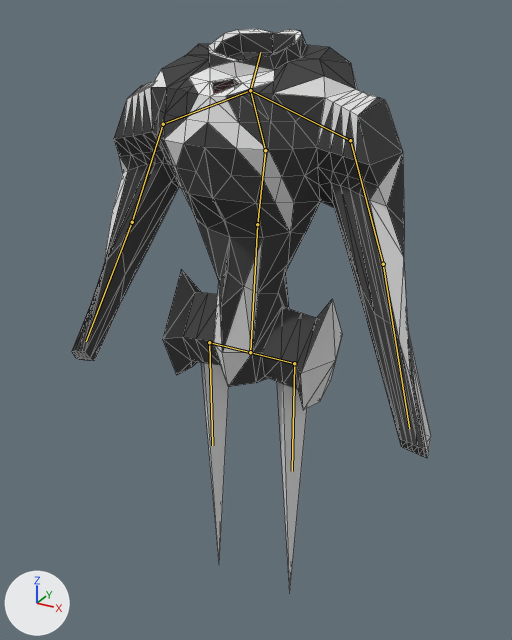
What one commit did to the Blender file Assets/_Meshes/monster_1_BodyRigged.blend.
Camera for both pictures: a camera (50 mm lens) standing at (4.56, -8.14, 3.12) and looking at (0.29, -0.37, -0.76). Lighting does not change. The marker at lower left points along +X, +Y and +Z. The bones that bend it are drawn over the model as lines. Mesh edges are drawn as thin lines.
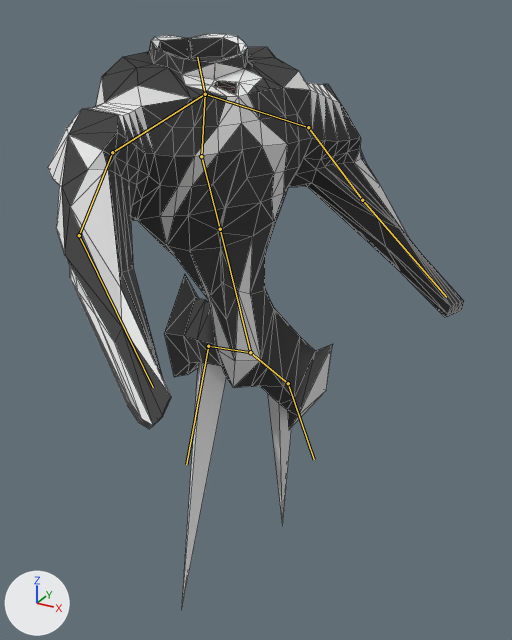
The newer file adds an action. The first version stands in its rest pose; the second is drawn at frame 35 of the action 'Melee_1'.

Boxes [x1, y1, x2, y2] around the edits, measured in the pictures (512 x 640 px):
'Cylinder', posed (16% wider): before [72, 29, 431, 593]; after [48, 34, 464, 606]
bone 'Bone', root to tip: before (250, 352) to (257, 224); after (250, 352) to (220, 229)
bone 'Bone.001', root to tip: before (257, 224) to (265, 150); after (220, 229) to (201, 156)
bone 'Bone.002', root to tip: before (265, 150) to (250, 90); after (201, 156) to (205, 94)
bone 'Bone.010', root to tip: before (350, 140) to (383, 264); after (308, 127) to (362, 200)
bone 'arm2', root to tip: before (383, 264) to (409, 428); after (362, 200) to (446, 297)
bone 'Bone.009', root to tip: before (250, 90) to (163, 124); after (205, 94) to (112, 152)
bone 'Bone.011', root to tip: before (163, 124) to (132, 222); after (112, 152) to (79, 235)
bone 'arm1', root to tip: before (132, 222) to (86, 341); after (79, 235) to (153, 387)
bone 'Bone.004', root to tip: before (250, 352) to (294, 363); after (250, 352) to (288, 383)
bone 'Bone.006', root to tip: before (294, 363) to (292, 471); after (288, 383) to (314, 459)
bone 'Bone.005', root to tip: before (250, 352) to (209, 342); after (250, 352) to (208, 346)
bone 'Bone.007', root to tip: before (209, 342) to (212, 445); after (208, 346) to (186, 464)

The edits, one by one:
Bone 'Bone' (bone_bone) turns from (0, 0, 0) to (10, 17, 16) degrees about its own x, y and z.
Bone 'Bone.001' (bone_bone_001) turns from (0, 0, 0) to (2, 15, 2) degrees about its own x, y and z.
Bone 'Bone.002' (bone_bone_002) turns from (0, 0, 0) to (-6, 5, -16) degrees about its own x, y and z.
Bone 'Bone.010' (bone_bone_010) turns from (0, 0, 0) to (18, 3, -19) degrees about its own x, y and z.
Bone 'arm2' (bone_arm2) turns from (0, 0, 0) to (-15, -16, 4) degrees about its own x, y and z.
Bone 'Bone.009' (bone_bone_009) turns from (0, 0, 0) to (-3, -9, 19) degrees about its own x, y and z.
Bone 'Bone.011' (bone_bone_011) turns from (0, 0, 0) to (-37, 3, 35) degrees about its own x, y and z.
Bone 'arm1' (bone_arm1) turns from (0, 0, 0) to (-18, -41, -7) degrees about its own x, y and z.
Bone 'Bone.004' (bone_bone_004) turns from (0, 0, 0) to (-37, 9, 4) degrees about its own x, y and z.
Bone 'Bone.006' (bone_bone_006) turns from (0, 0, 0) to (12, 1, -43) degrees about its own x, y and z.
Bone 'Bone.005' (bone_bone_005) turns from (0, 0, 0) to (-3, 6, 3) degrees about its own x, y and z.
Bone 'Bone.007' (bone_bone_007) turns from (0, 0, 0) to (-17, 0, 4) degrees about its own x, y and z.
